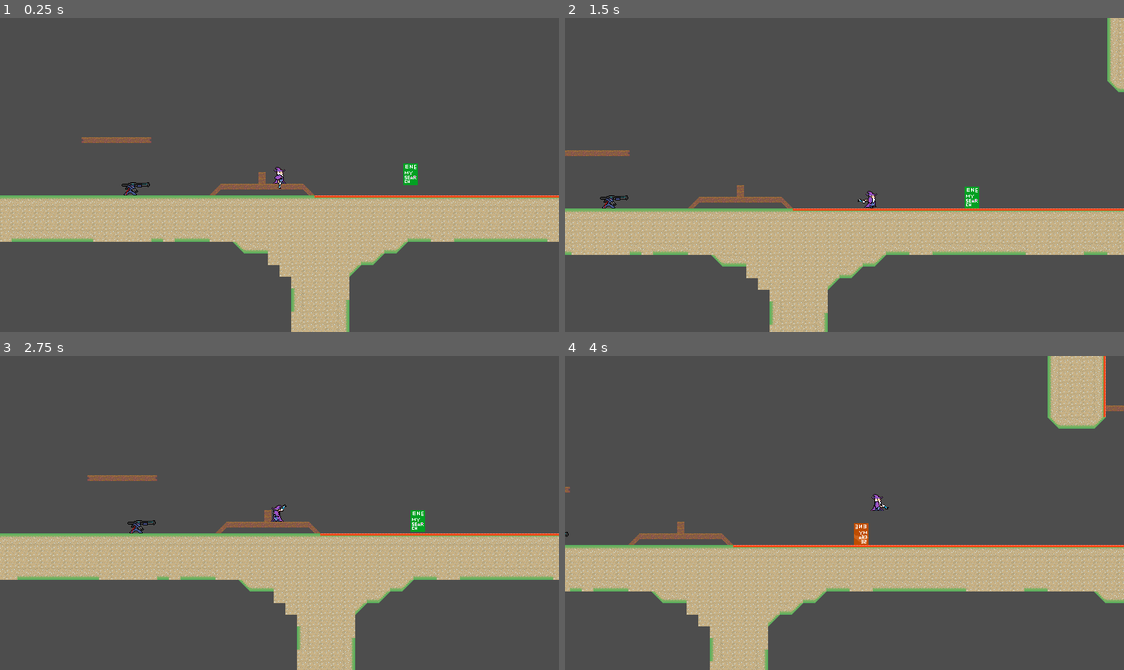
Above: before the commit, frames 1-4 (two rows, left to right).
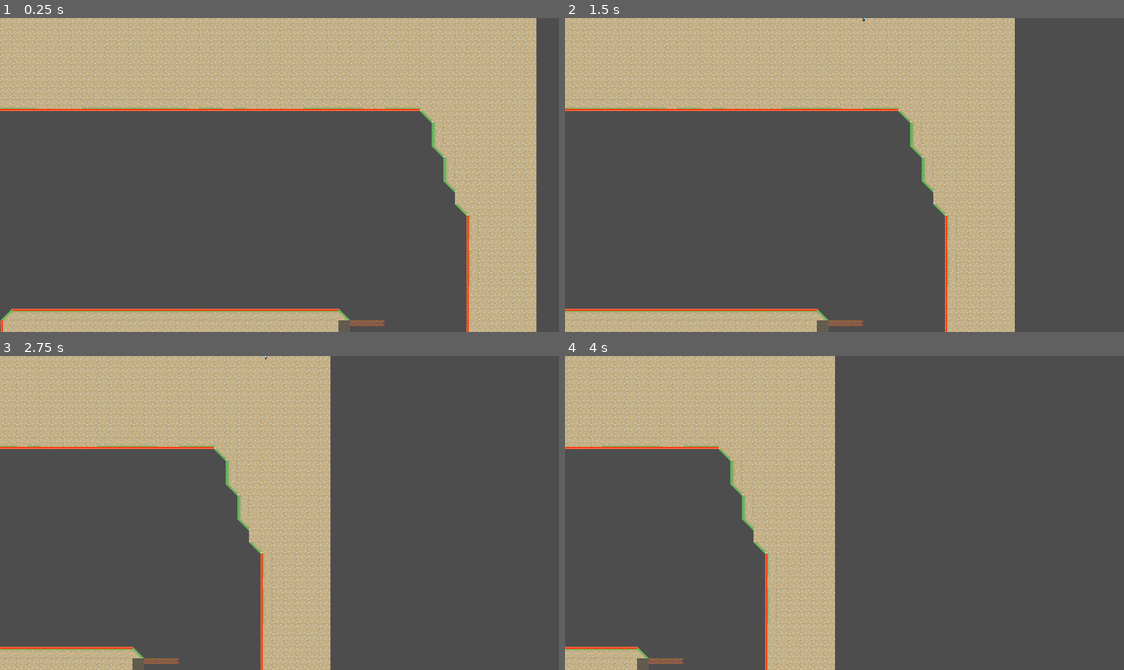
Above: after the commit, the same moments.

Repository: haruo-gabriel/portal2d
Game: Godot game, scene res://levels/test.tscn
The game is run twice, just before and just after one commit, with the same random seed, the same clock (stepped at 60 frames per second) and the same inputs.
Inputs (mouse positions are in pixels of both pictures, inside the frame that each line leads up to):
- Up to frame 1 (0.25 s): no input
- Up to frame 2 (1.5 s): move the mouse to (967, 159) at 0.52 s; hold Shift (crouch) 0.53-1.28 s; hold D (move_right) from 0.53 s (still down); tap Space (jump) at 0.77 s; move the mouse to (732, 190) at 1.27 s; click (732, 190) at 1.35 s
- Up to frame 3 (2.75 s): tap Space (jump) at 1.52 s; move the mouse to (335, 443) at 2.02 s; release D (move_right) at 2.03 s; hold A (move_left) from 2.03 s (still down); right-click (335, 443) at 2.1 s
- Up to frame 4 (4 s): move the mouse to (816, 575) at 2.77 s; release A (move_left) at 2.78 s; hold D (move_right) from 2.78 s (still down); tap Shift (crouch) at 2.85 s; tap Space (jump) at 3.02, 3.77 s; move the mouse to (1012, 560) at 3.52 s; click (1012, 560) at 3.6 s

The runs differ from the first frame. In frame 1, 59% of the frame differs, in the area x 0-100%, y 0-100%; in frame 2, 54%; in frame 3, 43%; in frame 4, 44%.
Error before the commit: Invalid call. Nonexistent function 'queue_free' in base 'Nil'. (res://portals/portals.gd:36)

Commit message:
Adding bounded camera

Diff:
--- a/godot project/characters/player/player.tscn
+++ b/godot project/characters/player/player.tscn
@@ -147,11 +147,6 @@
 collision_mask = 3
 script = ExtResource("1_cp1xu")
 
-[node name="Camera2D" type="Camera2D" parent="."]
-position = Vector2(0, -12)
-offset = Vector2(2.08165e-12, 2.08165e-12)
-position_smoothing_enabled = true
-
 [node name="MainSprite" type="Sprite2D" parent="." node_paths=PackedStringArray("player")]
 position = Vector2(0, -12)
 texture = ExtResource("2_vbw3x")
--- /dev/null
+++ b/godot project/follow_cam.gd
@@ -0,0 +1,19 @@
+
+class_name FollowCam
+extends Camera2D
+
+@export var tile_map: TileMap
+
+
+func _ready() -> void:
+
+	var rect: Rect2i = tile_map.get_used_rect()
+	var tile_size: int = tile_map.rendering_quadrant_size
+
+	var top_left: Vector2i = rect.position * tile_size
+
+	limit_left = top_left.x
+	limit_top = top_left.y
+
+	limit_right = limit_left + rect.size.x * tile_size
+	limit_bottom = limit_top + rect.size.y * tile_size
--- a/godot project/levels/level_1/level_scene.tscn
+++ b/godot project/levels/level_1/level_scene.tscn
@@ -59,6 +59,13 @@
 [node name="Player" parent="." instance=ExtResource("2_i7aku")]
 position = Vector2(0, 0)
 
+[node name="FollowCam" type="Camera2D" parent="Player"]
+limit_left = -768
+limit_top = -1136
+limit_right = 4320
+limit_bottom = 272
+position_smoothing_enabled = true
+
 [node name="LevelTransition" parent="." instance=ExtResource("3_l48s3")]
 position = Vector2(4096, -640)
 target_scene = ExtResource("4_lbfwy")
--- a/godot project/levels/level_2/level_scene.tscn
+++ b/godot project/levels/level_2/level_scene.tscn
@@ -14,11 +14,11 @@
 [node name="LevelScene" type="Node2D"]
 script = ExtResource("1_8mwy2")
 
-[node name="LevelMusic" type="AudioStreamPlayer" parent="."]
-process_mode = 3
-stream = ExtResource("1_rwgve")
-autoplay = true
-bus = &"Music"
+[node name="Player" parent="." instance=ExtResource("2_trbgv")]
+position = Vector2(0, 0)
+
+[node name="Camera2D" type="Camera2D" parent="Player"]
+position_smoothing_enabled = true
 
 [node name="TileMap" type="TileMap" parent="."]
 tile_set = ExtResource("1_3su11")
@@ -31,9 +31,6 @@
 layer_2/name = "Portal"
 layer_2/tile_data = PackedInt32Array(-458718, 196608, 3, -458717, 196608, 3, -458716, 196608, 3, -458715, 196608, 3, -4 …(6453 unchanged characters)…
 
-[node name="Player" parent="." instance=ExtResource("2_trbgv")]
-position = Vector2(0, 0)
-
 [node name="Turret1" parent="." instance=ExtResource("3_2m1ke")]
 position = Vector2(1168, 0)
 rest_angle = 3.142
@@ -41,6 +38,10 @@
 
 [node name="Turret2" parent="." instance=ExtResource("3_2m1ke")]
 position = Vector2(1168, -352)
+rest_angle = 3.142
+
+[node name="Turret3" parent="." instance=ExtResource("3_2m1ke")]
+position = Vector2(2272, -560)
 rest_angle = 3.142
 
 [node name="MovingEnemy1" parent="." instance=ExtResource("5_g6sfx")]
@@ -51,13 +52,15 @@
 position = Vector2(1712, -192)
 can_fall = true
 
-[node name="Turret3" parent="." instance=ExtResource("3_2m1ke")]
-position = Vector2(2272, -560)
-rest_angle = 3.142
-
 [node name="LevelTransition" parent="." instance=ExtResource("4_h8n1u")]
 position = Vector2(3424, -528)
 target_scene = ExtResource("8_yww80")
+
+[node name="LevelMusic" type="AudioStreamPlayer" parent="."]
+process_mode = 3
+stream = ExtResource("1_rwgve")
+autoplay = true
+bus = &"Music"
 
 [node name="CanvasLayer" type="CanvasLayer" parent="."]
 
--- a/godot project/levels/test.tscn
+++ b/godot project/levels/test.tscn
@@ -1,9 +1,10 @@
-[gd_scene load_steps=6 format=3 uid="uid://c01pb5akukyl0"]
+[gd_scene load_steps=7 format=3 uid="uid://c01pb5akukyl0"]
 
 [ext_resource type="AudioStream" uid="uid://ddfued18shs8d" path="res://levels/level_1/level1.wav" id="1_vv47m"]
 [ext_resource type="TileSet" uid="uid://bxf11dynbrbke" path="res://levels/level_1/tile_set.tres" id="1_w1d4u"]
 [ext_resource type="PackedScene" uid="uid://wgnluw24avir" path="res://characters/player/player.tscn" id="2_qkb2h"]
 [ext_resource type="PackedScene" uid="uid://b7pirrmmj56br" path="res://characters/turret/turret.tscn" id="3_5hl13"]
+[ext_resource type="Script" path="res://follow_cam.gd" id="4_dro2u"]
 [ext_resource type="PackedScene" uid="uid://byybmlwajwfcr" path="res://characters/moving_enemy/moving_enemy.tscn" id="4_wb3jp"]
 
 [node name="LevelScene" type="Node2D"]
@@ -22,7 +23,13 @@
 layer_1/tile_data = PackedInt32Array(-2162534, 196608, 1073741827, -2228070, 196608, 1073741827, -2293606, 196608, 1073 …(8189 unchanged characters)…
 
 [node name="Player" parent="." instance=ExtResource("2_qkb2h")]
-position = Vector2(1920, -352)
+position = Vector2(3039, -1350)
+metadata/_edit_group_ = true
+
+[node name="FollowCam" type="Camera2D" parent="Player" node_paths=PackedStringArray("tile_map")]
+position_smoothing_enabled = true
+script = ExtResource("4_dro2u")
+tile_map = NodePath("../../TileMap")
 
 [node name="Turret" parent="." instance=ExtResource("3_5hl13")]
 position = Vector2(1715, -336)
--- a/godot project/portals/portals.gd
+++ b/godot project/portals/portals.gd
@@ -33,6 +33,10 @@
 
 func remove_portal(type: PortalsConstants.PortalType) -> void:
 	# If Portal is already instantiated, uninstantiate it
+
+	if portal_map[type] == null:
+		return
+
 	portal_map[type].queue_free()
 	portal_map[type] = null
 
